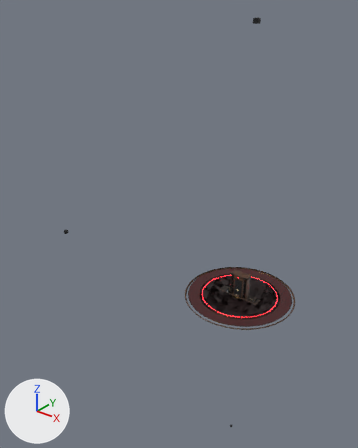
The FBX model art/export/DeathsGambitModels_Meeting.fbx as it was, and as the next commit left it.
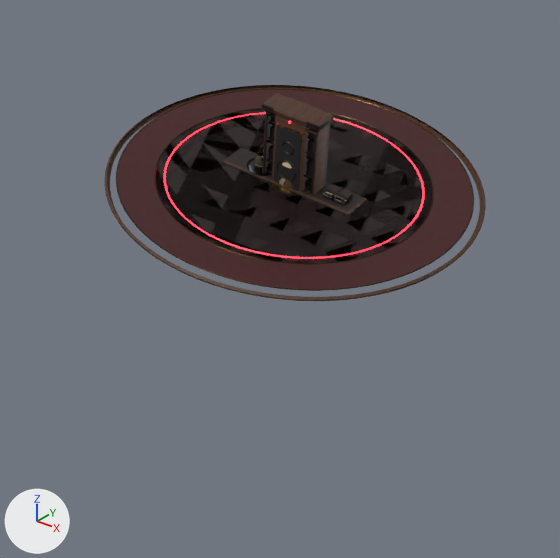
Each version is shown whole from a camera (50 mm lens) standing at (50.9, -86.8, 70.3) and looking at (-21.8, 4.2, 13.9), then close up on the part from 43% to 89% of the width and 54% to 90% of the height. Lighting does not change. The marker at lower left points along +X, +Y and +Z. The first two pictures are the older version. Where no turn or scale is listed for an object, it has been applied to the vertices. Vertices at exactly the same position are counted once.

In view in the first close-up: 'BookcaseTall', 'Sideboard', 'SpeakerColumn', 'WarTable', 'WarTable_Glow' and 1 more.
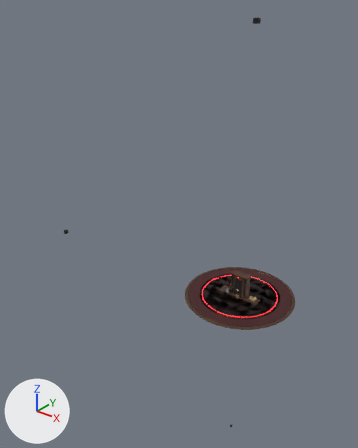
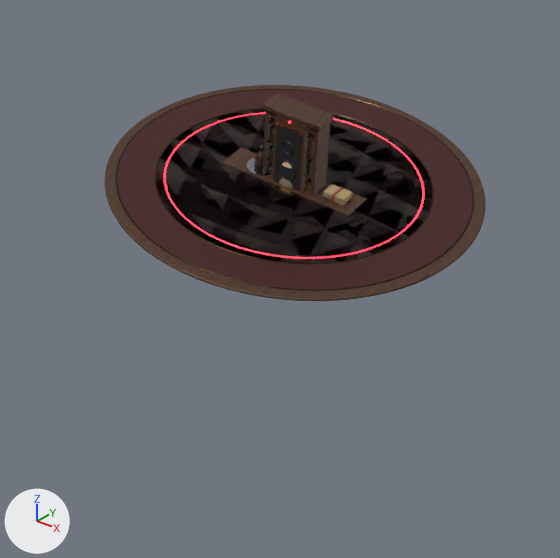
Pixel boxes (x1, y1, x2, y2) of what changed, in the close-ups (560 x 558 px):
part 1 of me_wartable_001, added
    after: (107, 85, 483, 297)
part 2 of me_sideboard_001, surface changed (lighter)
    both: (222, 145, 367, 215)

Diff of the bpy script that builds the scene:
```diff
--- a/art/export/DeathsGambitModels_Meeting.fbx.py
+++ b/art/export/DeathsGambitModels_Meeting.fbx.py
@@ me_wartable_001 @@
 # used by ob_wartable; location = (0.0, 0.0, 0.0)
-me_wartable_001.from_pydata(...)  # 2615 vertices, 2266 faces; spans x -13.1..13.1, y -13.1..13.1, z 0.0..3.3
+me_wartable_001.from_pydata(...)  # 2616 vertices, 2490 faces; spans x -13.1..13.1, y -13.1..13.1, z 0.0..3.3
+# me_wartable_001 part 1
+# 1 vertex is added at (0.0, 0.0, 2.9)
+# 224 new faces join them
 me_wartable_001.materials.append(mat_m_wartable)
@@ me_sideboard_001 @@
 # used by ob_sideboard; location = (0.0, 0.0, 0.0)
-me_sideboard_001.from_pydata(...)  # 1076 vertices, 916 faces; spans x -5.15..5.15, y -1.3..1.3, z 0.0..4.88
+me_sideboard_001.from_pydata(...)  # 1076 vertices, 940 faces; spans x -5.15..5.15, y -1.3..1.3, z 0.0..4.88
+# me_sideboard_001 part 2: 881 kept faces spanning x -5.15..5.15, y -1.3..1.3, z 0.0..4.88 get new texture (UV) coordinates
 me_sideboard_001.materials.append(mat_m_sideboard)
```
